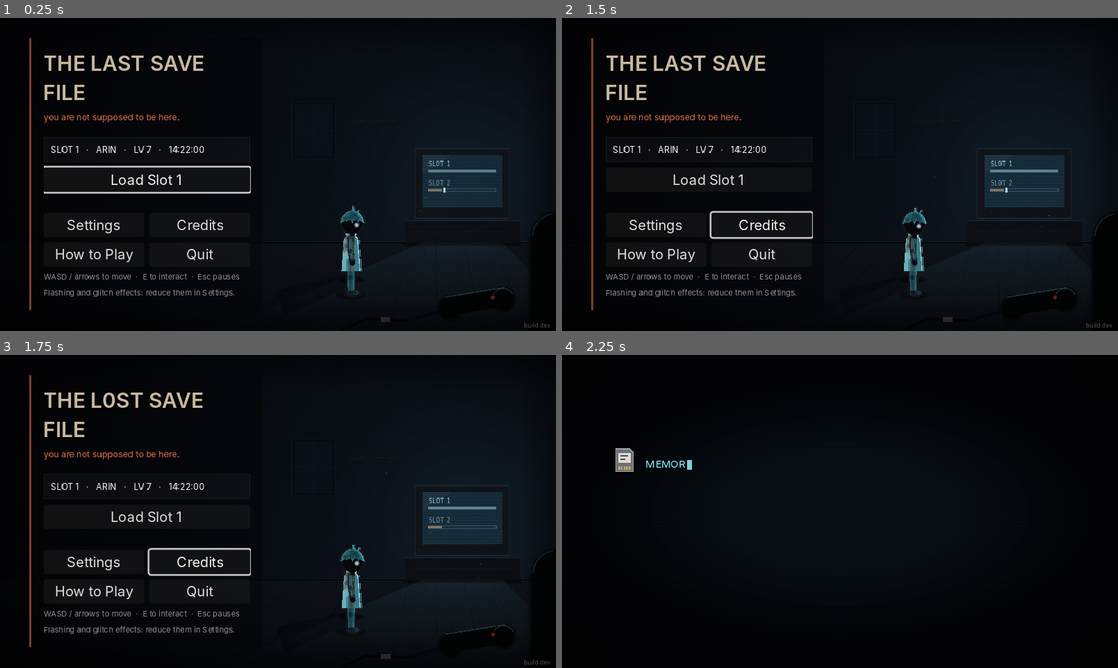
Above: before the commit, frames 1-4 (two rows, left to right).
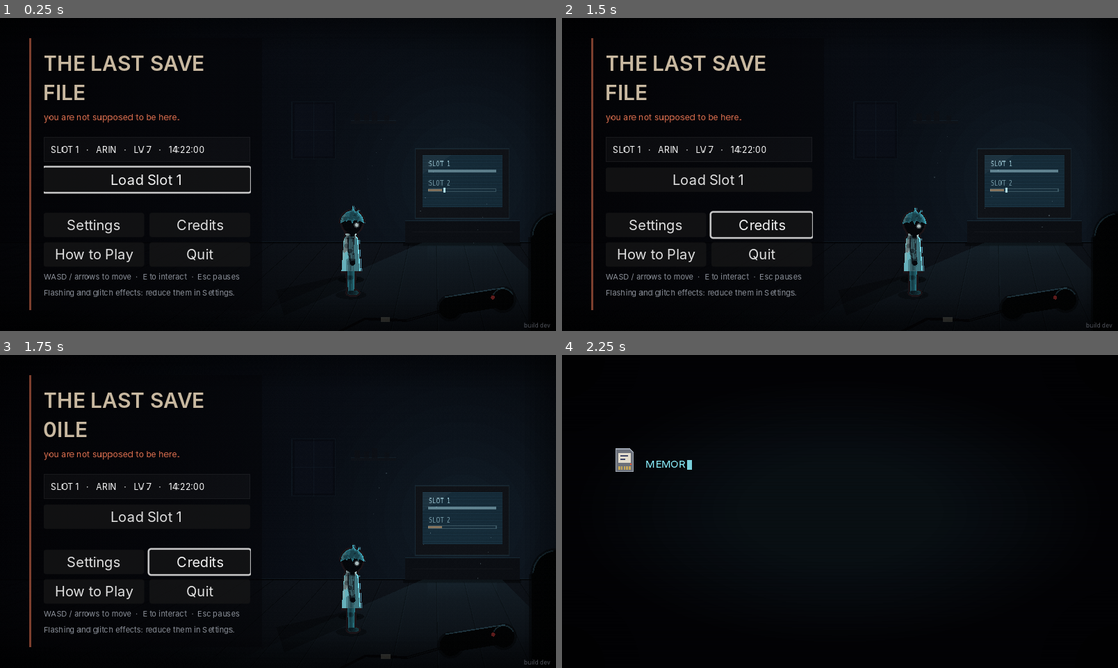
Above: after the commit, the same moments.

Repository: makedonskivasil3-sketch/The-Last-Save-File
Game: Godot game, scene res://scenes/title.tscn
The game is run twice, just before and just after one commit, with the same random seed, the same clock (stepped at 60 frames per second) and the same inputs.
Inputs (mouse positions are in pixels of both pictures, inside the frame that each line leads up to):
- Up to frame 1 (0.25 s): no input
- Up to frame 2 (1.5 s): move the mouse to (812, 237) at 0.52 s; hold Up (move_up) 0.53-1.25 s; tap E at 0.6 s; click (812, 237) at 0.67 s; click "Back" at 1.25 s
- Up to frame 3 (1.75 s): no input
- Up to frame 4 (2.25 s): click "Load Slot 1" at 2 s

Frames 1-2 are identical in both runs. In frame 3, 0.5% of the frame differs, in the area x 7-37%, y 12-27%; in frame 4, nothing differs.

Commit message:
Fix two shard-exposed failures: title glitch moved the menu; tests leaked volumes
Title: the glitch replaced a random character of the title, spaces
included. Joining two words (THE LAST#SAVE FILE), or swapping a narrow
letter for a wider symbol, rewrapped the autowrapped title and dropped
every menu button 24 px while the glitch lasted, so a click could land
on another button. Reproduced: Load moves from y 149 to 173, the value in
the failed shard. At 60 fps the glitch lasts a few frames; with slow
frames it lasted long enough for test_the_title_room_drifts... to sample
it. The glitch now never takes a space and is dropped if it would change
the title's line count. New test sets every glitch at normal and large
text and checks no button moves.

Tests: test_a_zero_volume_is_named_not_raised left Music at 0; in file
order a later case restored it, but sharding put that case elsewhere and
test_music_playing_cannot_pass_the_effect_test failed. Reproduced with the
two cases alone; before_each now restores the shipped volumes.

Co-Authored-By: Claude Opus 5.5 <noreply@anthropic.com>
Claude-Session: https://claude.ai/code/session_01SRRn3kLdYJgU2zsAFTY9Cn

Diff:
--- a/scripts/ui/title.gd
+++ b/scripts/ui/title.gd
@@ -203,9 +203,30 @@
 	# The title glitches more the further the purge has gone.
 	var chance := (0.01 + OwnerMemory.purge * 0.02) * Settings.flash_scale()
 	if randf() < 1.0 - pow(1.0 - clampf(chance, 0.0, 1.0), delta * 60.0):
-		var i := randi() % TITLE.length()
-		_title.text = TITLE.substr(0, i) + ["#", "_", "?", "0"].pick_random() + TITLE.substr(i + 1)
+		glitch_title(randi(), ["#", "_", "?", "0"].pick_random())
 	elif _title.text != TITLE and randf() < 1.0 - pow(0.8, delta * 60.0):
+		_title.text = TITLE
+
+
+## The title with one letter corrupted. Never a space: joining two words
+## would rewrap the title and move every button under the pointer for as
+## long as the glitch lasts (a click meant for one button lands on another).
+static func glitched(pick: int, symbol: String) -> String:
+	var letters: Array[int] = []
+	for i in TITLE.length():
+		if TITLE[i] != " ":
+			letters.append(i)
+	var at: int = letters[absi(pick) % letters.size()]
+	return TITLE.substr(0, at) + symbol + TITLE.substr(at + 1)
+
+
+## Shows a glitched title only if it keeps the clean title's lines: a wider
+## symbol for a narrow letter can rewrap it too, at any text size.
+func glitch_title(pick: int, symbol: String) -> void:
+	_title.text = TITLE
+	var lines := _title.get_line_count()
+	_title.text = glitched(pick, symbol)
+	if _title.get_line_count() != lines:
 		_title.text = TITLE
 
 
--- a/tests/test_case.gd
+++ b/tests/test_case.gd
@@ -31,6 +31,13 @@
 	s.owner_pace = 0
 	s.screen_effects = 2
 	s.large_text = false
+	# The shipped volumes: a case that silences a channel (test_sound_check)
+	# must not leave the next case, in whatever order or shard, without it.
+	s.volume = 0.8
+	s.music_volume = 0.8
+	s.sfx_volume = 0.9
+	s.voice_volume = 0.9
+	s.apply()
 	# Tips off by default so they never get in a test's way; test_tutorial
 	# turns them on.
 	s.tutorial_tips = false
--- a/tests/test_vertical_slice.gd
+++ b/tests/test_vertical_slice.gd
@@ -259,3 +259,36 @@
 	await interact_with(w, w.area.wren)
 	check(w._talk_result.get("lines", []) != Relationships.WREN_AFTER_DEATH, "so the crates speech isn't said on top of it")
 	await finish_dialogue(w)
+
+
+func test_the_title_glitch_never_moves_the_menu() -> void:
+	# A glitched letter must not rewrap the title: with a space replaced,
+	# "LAST#SAVE" broke onto a second line and every button dropped 24 px
+	# for as long as the glitch lasted (found under slow frames).
+	for large in [false, true]:
+		settings().large_text = large
+		settings().opening_seen = true
+		tree.change_scene_to_file("res://scenes/title.tscn")
+		await wait(0.6)
+		var title: Node = scene()
+		title.set_process(false)  # the test sets the glitches itself
+		var buttons := title.find_children("*", "Button", true, false)
+		var where := func() -> Array: return buttons.map(func(b: Button) -> Vector2: return b.global_position)
+		title._title.text = title.TITLE
+		await frames(2)
+		var clean: Array = where.call()
+		var moved := 0
+		for i in title.TITLE.length():
+			for symbol: String in ["#", "_", "?", "0"]:
+				check_eq(title.glitched(i, symbol).count(" "), title.TITLE.count(" "), "a glitch never takes a space")
+				title.glitch_title(i, symbol)
+				await frames(1)
+				if where.call() != clean:
+					moved += 1
+		check_eq(moved, 0, "no glitch moves a button (large text: %s)" % large)
+		var shown := 0
+		for i in 15:
+			title.glitch_title(i, "_")
+			shown += int(title._title.text != title.TITLE)
+		check(shown > 10, "and the title still glitches (%d of 15 letters)" % shown)
+	settings().large_text = false
